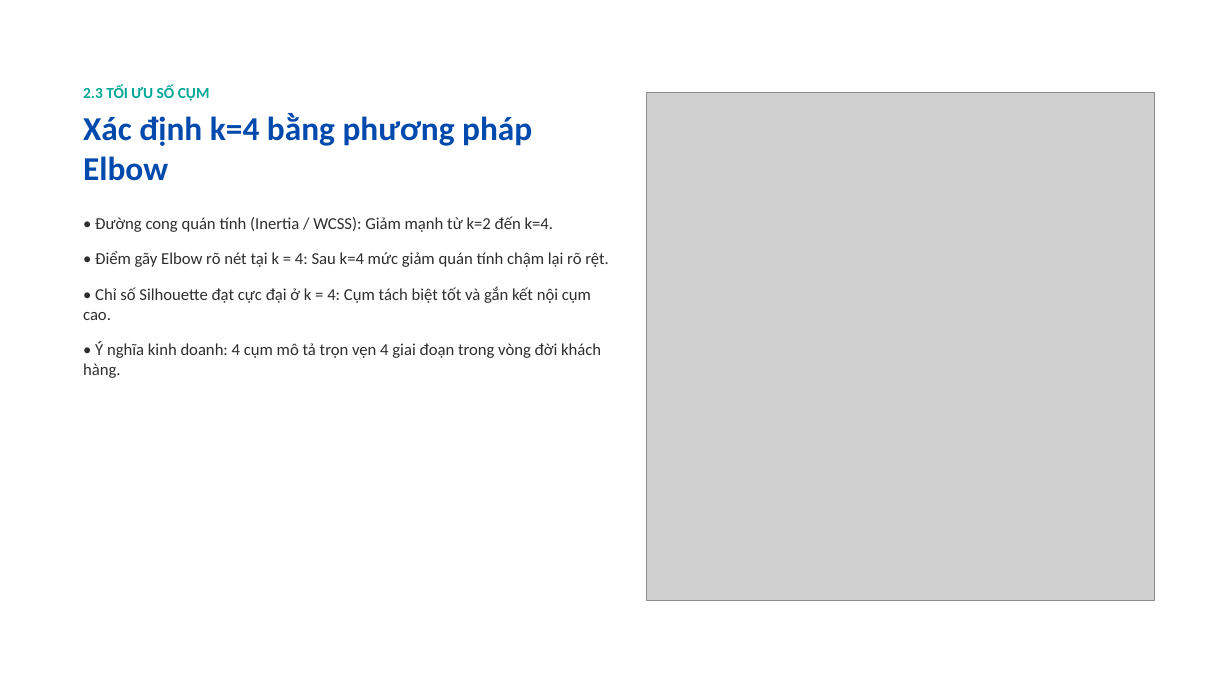
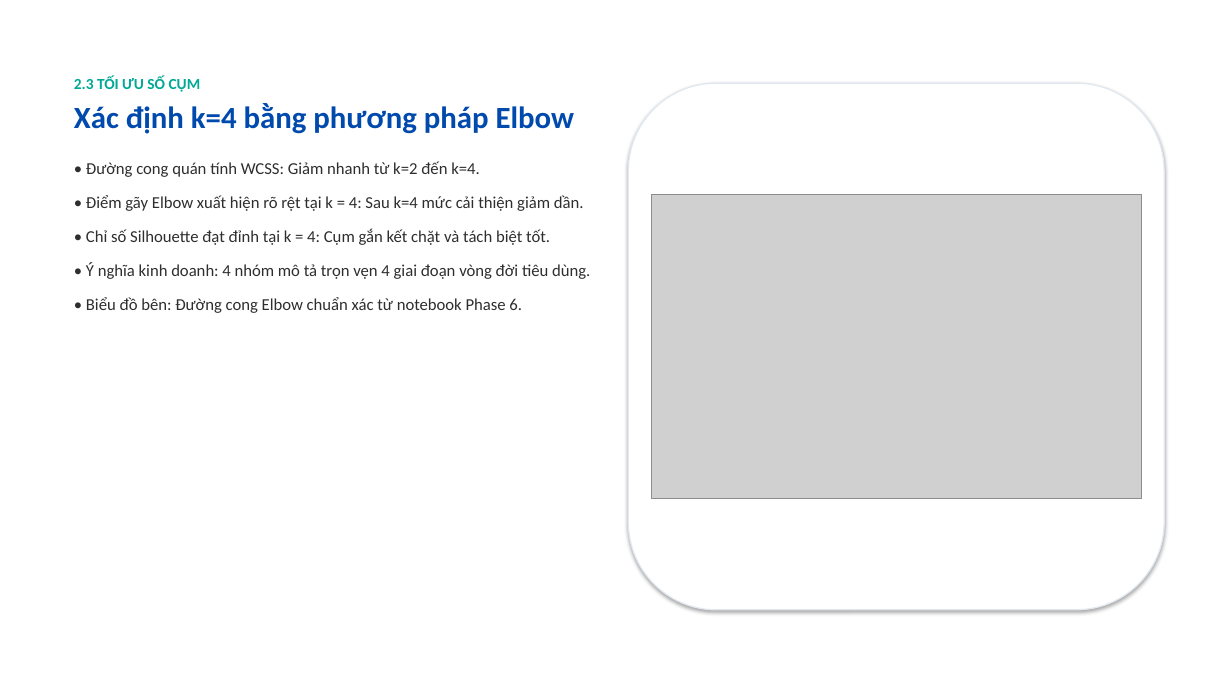
Before and after one commit to TminTtapcode/BTL_PTDL, a slide deck: slide 10 of docs/Slide_Thuyet_Trinh_HM_Modern_Minimal_16_Slides.pptx. Drawn at 1232x693 pixels with LibreOffice and Linux fonts; fonts in the diff are those of the drawing; grey boxes stand for pictures; background and template pictures are left out. Boxes give left, top, right and bottom in pixels: in the first picture for what was removed or moved away, otherwise in the second. Text is boxed around its words. In the diff, an @@ line names an element or a change of style, - is before the commit and + after.

Commit message:
docs: perfect 16-slide presentation with exact notebook figures, card containers and preserved aspect ratios

```diff
--- a/docs/Slide_Thuyet_Trinh_HM_Modern_Minimal_16_Slides.pptx
+++ b/docs/Slide_Thuyet_Trinh_HM_Modern_Minimal_16_Slides.pptx
@@ text "2.3 TỐI ƯU SỐ CỤM" moved from (x1=83, y1=85, x2=609, y2=378) to (x1=74, y1=76, x2=590, y2=313) @@
@@ rounded rectangle added at (x1=628, y1=83, x2=1165, y2=610), fill #FFFFFF, outline #E2E8F0 1 pt @@
@@ text at (x1=74, y1=103, x2=575, y2=134): size 26 to 24 pt in "Xác định k=4 bằng phương pháp Elbow"; less space between paragraphs @@
@@ text at (x1=86, y1=161, x2=590, y2=313): text changed @@
-• Đường cong quán tính (Inertia / WCSS): Giảm mạnh từ k=2 đến k=4.
-• Điểm gãy Elbow rõ nét tại k = 4: Sau k=4 mức giảm quán tính chậm lại rõ rệt.
-• Chỉ số Silhouette đạt cực đại ở k = 4: Cụm tách biệt tốt và gắn kết nội cụm cao.
-• Ý nghĩa kinh doanh: 4 cụm mô tả trọn vẹn 4 giai đoạn trong vòng đời khách hàng.
+• Đường cong quán tính WCSS: Giảm nhanh từ k=2 đến k=4.
+• Điểm gãy Elbow xuất hiện rõ rệt tại k = 4: Sau k=4 mức cải thiện giảm dần.
+• Chỉ số Silhouette đạt đỉnh tại k = 4: Cụm gắn kết chặt và tách biệt tốt.
+• Ý nghĩa kinh doanh: 4 nhóm mô tả trọn vẹn 4 giai đoạn vòng đời tiêu dùng.
+• Biểu đồ bên: Đường cong Elbow chuẩn xác từ notebook Phase 6.
@@ picture resized from (x1=647, y1=92, x2=1155, y2=601) to (x1=652, y1=194, x2=1141, y2=498) @@
```
Also in this commit, not shown: 13 other slides changed, 2 slides added, 2 slides removed.
